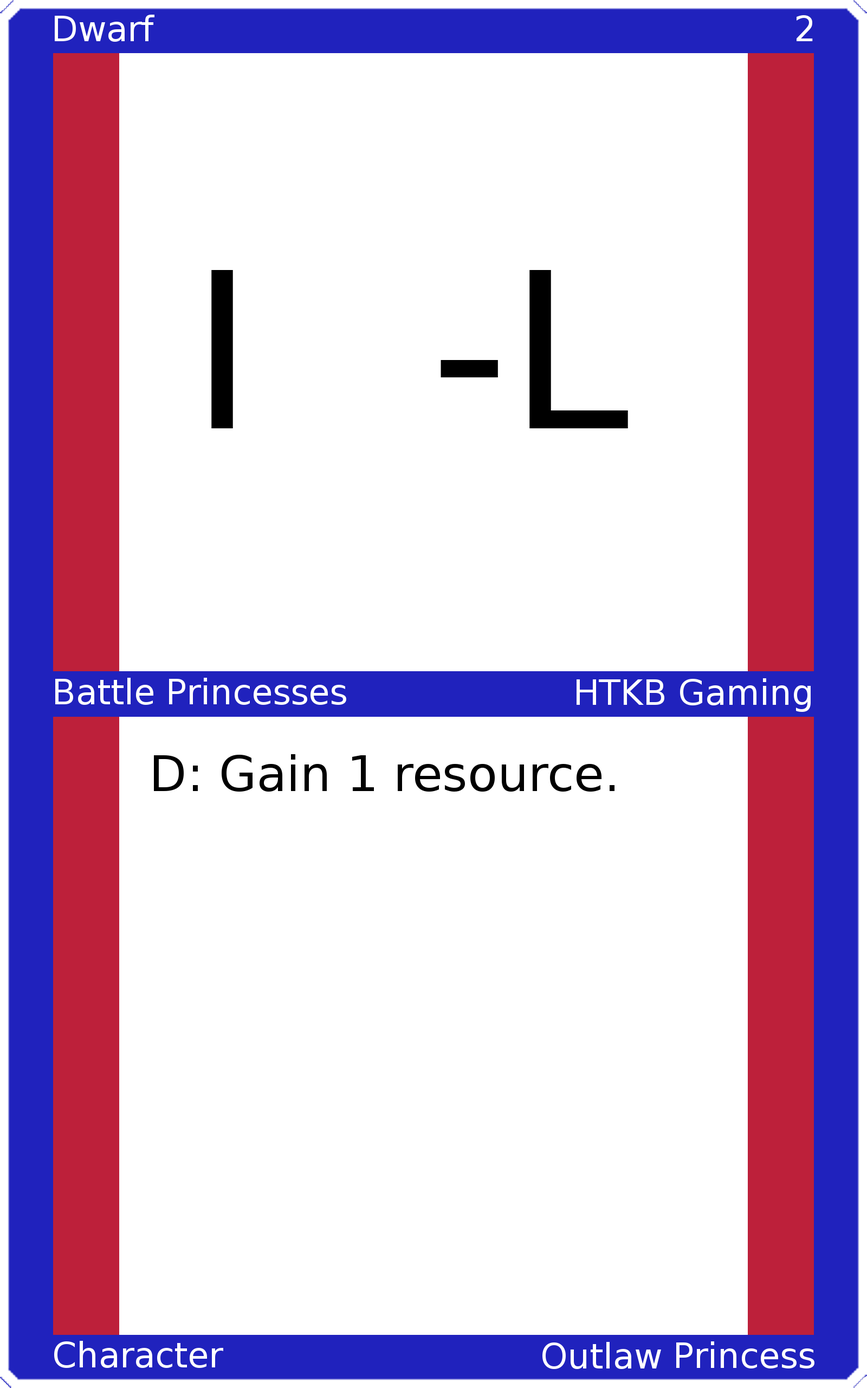
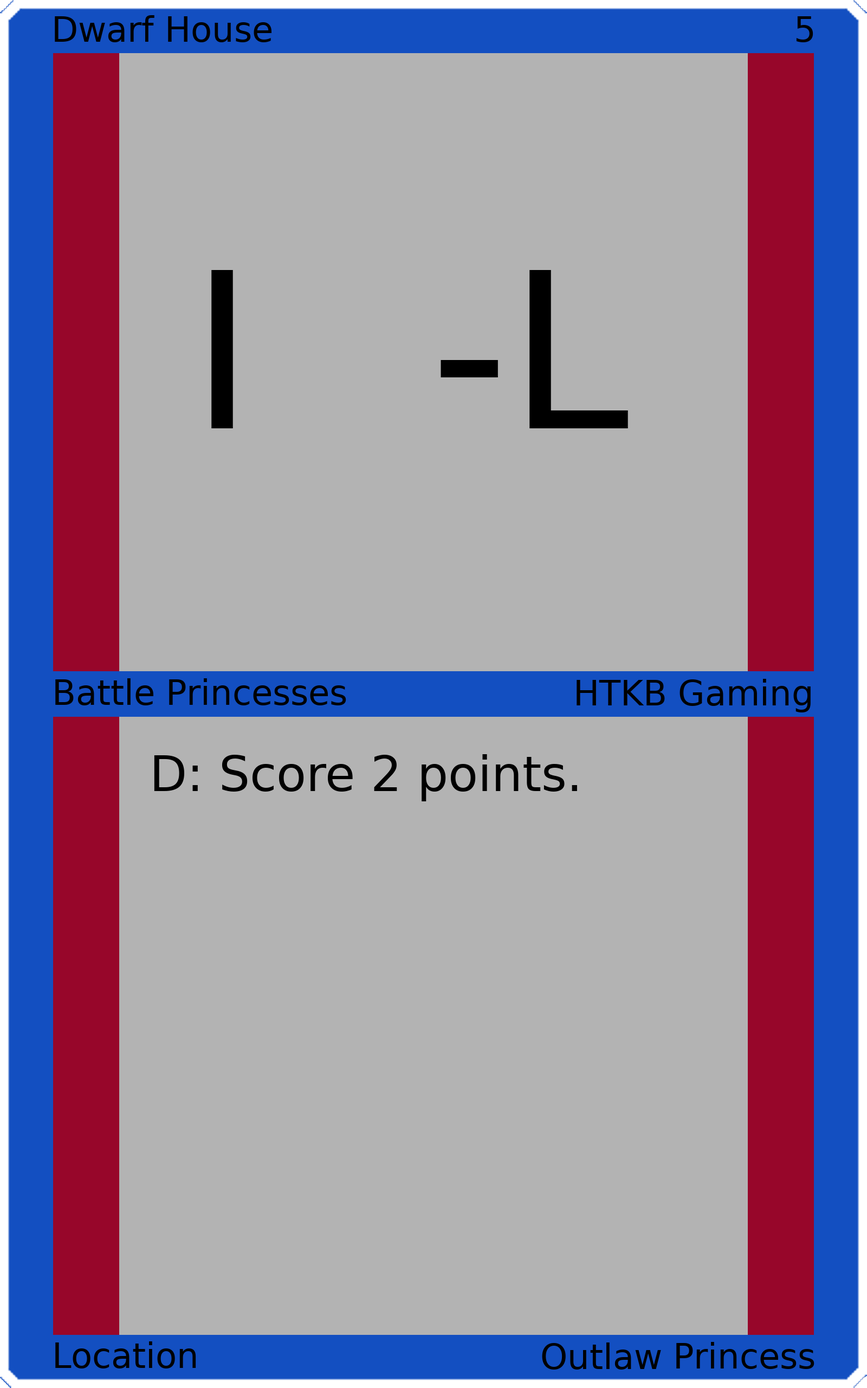
Revision of a layered 867 x 1388 image; what changed, layer by layer:
painted on "Upper Left" over [54, 14, 272, 43]
painted on "Upper Right" over [796, 15, 814, 43]
painted on "Mid Left" over [55, 677, 347, 706]
painted on "Mid Right" over [576, 678, 811, 713]
painted on "Card Text" over [153, 753, 615, 802]
painted on "Bottom Left" over [54, 1340, 224, 1369]
painted on "Bottom Right" over [542, 1340, 815, 1370]
painted on "Border" over [0, 0, 867, 1388]
painted on "Top Background" over [119, 52, 748, 673]
painted on "Bottom Background" over [119, 715, 748, 1336]
painted on "Background" over [35, 35, 832, 1352]
